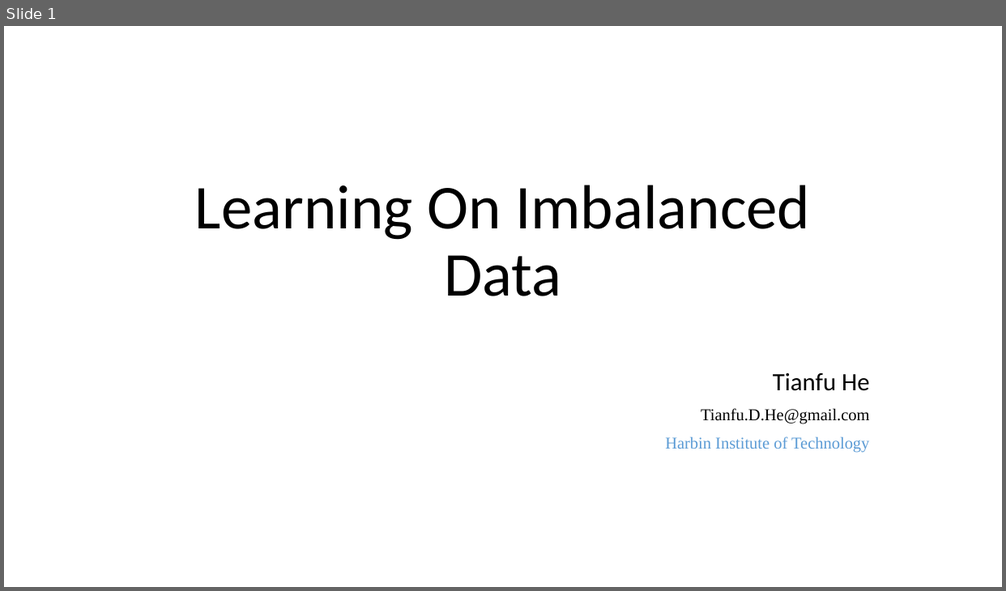
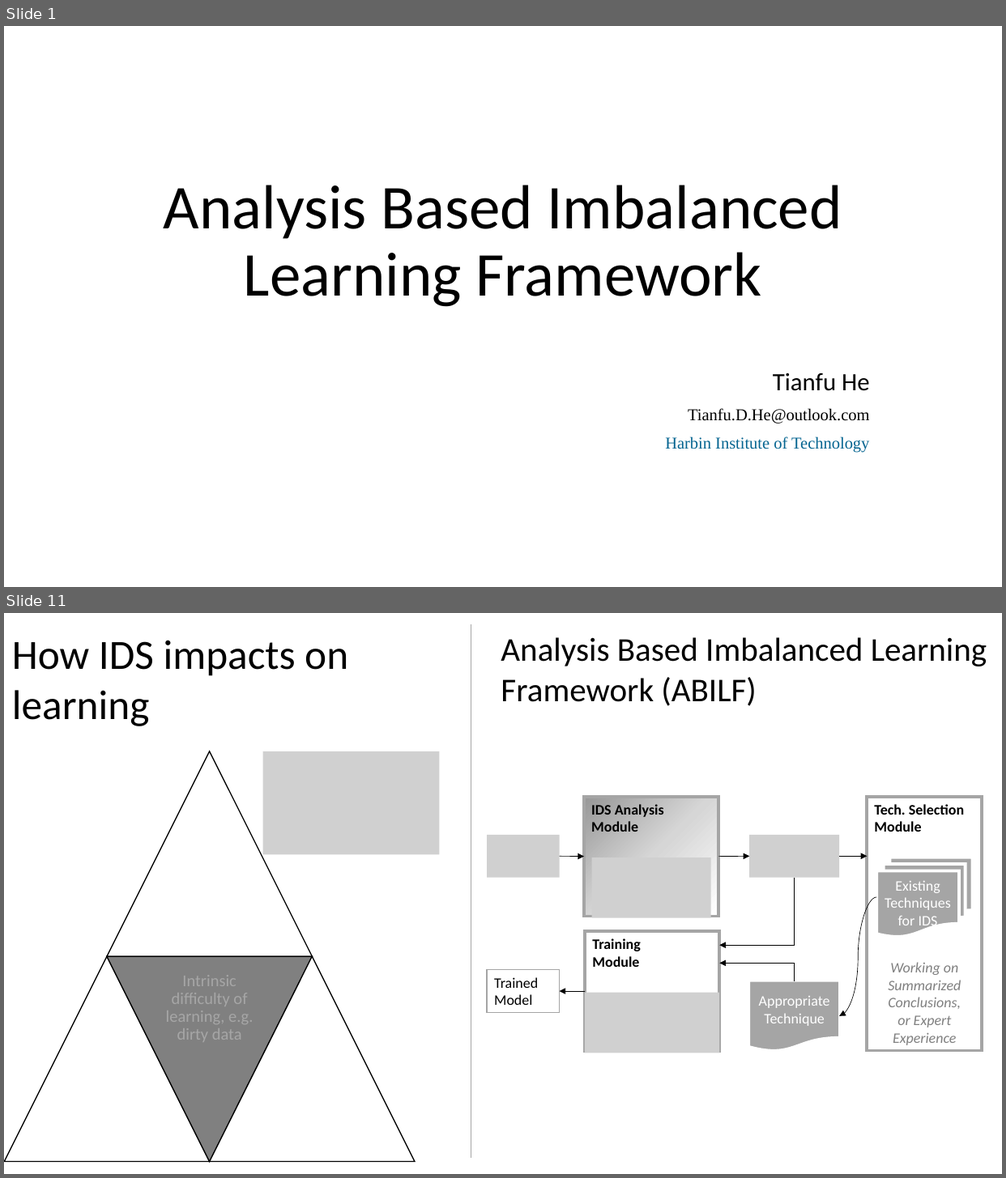
Before and after one commit to RKDSOne/ids, a slide deck: slides&notes/Learning on imbalanced data.pptx. Shown one above the other, each under a label of ours: slide 1 before the commit, slides 1 and 11 after it; the slides between them are not shown. The pictures are 1006x591 and 1006x1178 pixels, drawn with LibreOffice and Linux fonts; fonts in the diff are those of the drawing; grey boxes stand for pictures. Boxes give left, top, right and bottom in pixels: in the first picture for what was removed or moved away, otherwise in the second. Text is boxed around its words. In the diff, an @@ line names an element or a change of style, - is before the commit and + after.

```diff
--- a/slides&notes/Learning on imbalanced data.pptx
+++ b/slides&notes/Learning on imbalanced data.pptx
@@ slide 11 added at [4, 613, 1002, 1174], background #FFFFFF @@
@@ line added from (471, 624) to (471, 1159), #A5A5A5 0.5 pt @@
@@ text added at [12, 640, 348, 726], 40 pt, text #000000 @@
+How IDS impacts on learning
@@ text added at [501, 637, 987, 706], 32 pt, text #000000 @@
+Analysis Based Imbalanced Learning Framework (ABILF)
@@ picture added at [263, 752, 440, 855] @@
@@ group added at [4, 752, 414, 1161]: 4 triangles, 1 text @@
+Intrinsic difficulty of learning, e.g. dirty data
@@ group added at [487, 796, 982, 1053]: 4 pictures, 4 rectangles, 4 arrows, 2 elbow arrows, 1 flow chart document, 1 flow chart multidocument, 1 text, 1 curved arrow @@
+Appropriate Technique
+Tech. Selection Module
+Existing Techniques for IDS
+Working on
+Summarized Conclusions,
+or Expert Experience
+IDS Analysis Module
+Training
+Module
+Trained
+Model
@@ slide 1 changed as well @@
@@ title at [164, 185, 842, 307]: text changed @@
-Learning On Imbalanced Data
+Analysis Based Imbalanced Learning Framework
@@ subtitle at [688, 408, 869, 424]: text changed @@
-Tianfu.D.He@gmail.com
+Tianfu.D.He@outlook.com
@@ subtitle at [665, 437, 869, 453]: text colour #5B9BD5 to #046490 in "Harbin Institute of Technology" @@
```
Also in this commit, not shown: 1 other slide changed, 16 other slides added, 1 slide removed, 4 other files.
